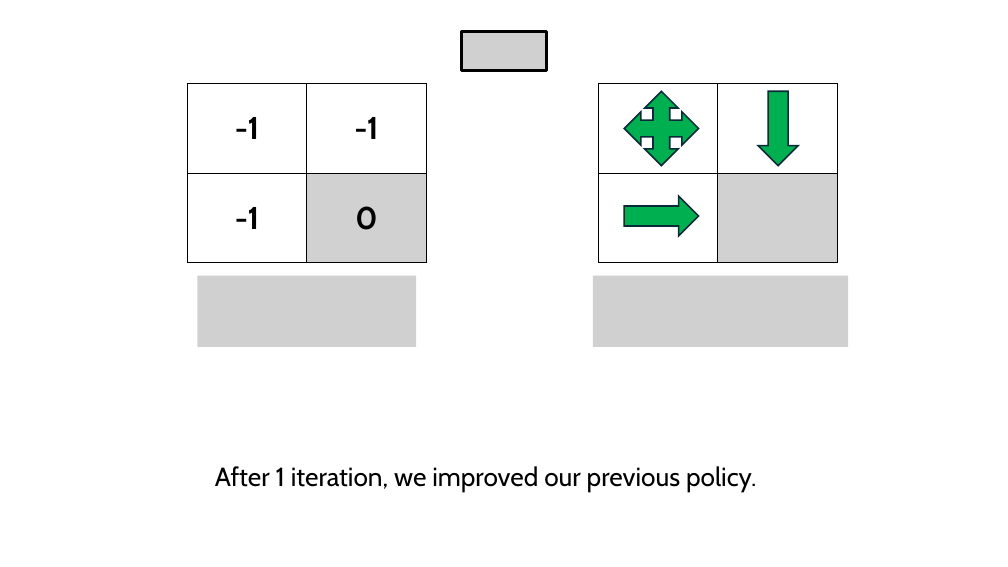
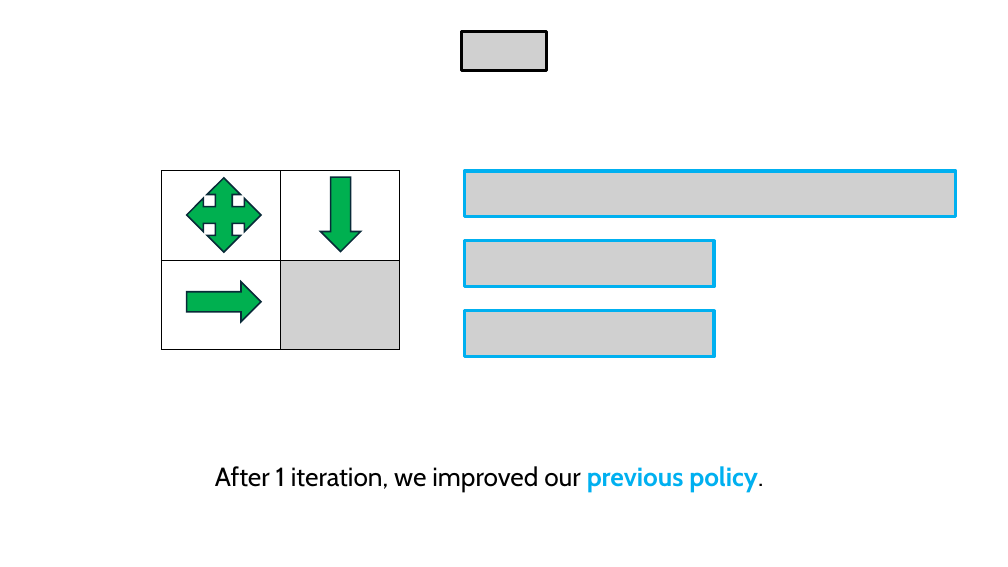
Before and after one commit to robitussin/CCRNFLRL, a slide deck: slide 96 of 3 - Planning by Dynamic Programming/Planning by Dynamic Programming(new).pptx. Drawn at 1008x567 pixels with LibreOffice and Linux fonts; fonts in the diff are those of the drawing; grey boxes stand for pictures. Boxes give left, top, right and bottom in pixels: in the first picture for what was removed or moved away, otherwise in the second. Text is boxed around its words. In the diff, an @@ line names an element or a change of style, - is before the commit and + after.

```diff
--- a/3 - Planning by Dynamic Programming/Planning by Dynamic Programming(new).pptx
+++ b/3 - Planning by Dynamic Programming/Planning by Dynamic Programming(new).pptx
@@ table removed at bbox=[188, 84, 426, 262], 2 rows, 2 columns @@
--1 | -1
--1 | 0
@@ table: place and size @@
-table at bbox=[599, 84, 838, 262]
+table at bbox=[161, 171, 400, 349]
@@ quad arrow: place and size @@
-quad arrow at bbox=[625, 91, 699, 166]
+quad arrow at bbox=[187, 178, 261, 252]
@@ down arrow: place and size @@
-down arrow at bbox=[758, 91, 799, 166]
+down arrow at bbox=[321, 177, 361, 251]
@@ picture added at bbox=[464, 171, 956, 217] @@
@@ picture added at bbox=[464, 241, 714, 287] @@
@@ down arrow: place and size @@
-down arrow at bbox=[624, 196, 698, 236]
+down arrow at bbox=[187, 282, 261, 322]
@@ picture removed at bbox=[197, 276, 416, 347] @@
@@ picture removed at bbox=[593, 276, 848, 347] @@
@@ picture added at bbox=[464, 311, 714, 357] @@
@@ text "After 1 iteration, we improved ..." at bbox=[215, 466, 763, 492]: text colour #000000 to #00B0F0, bold on in "previous policy." @@
```
Also in this commit, not shown: 12 other slides changed, 7 slides added, 5 slides removed.
